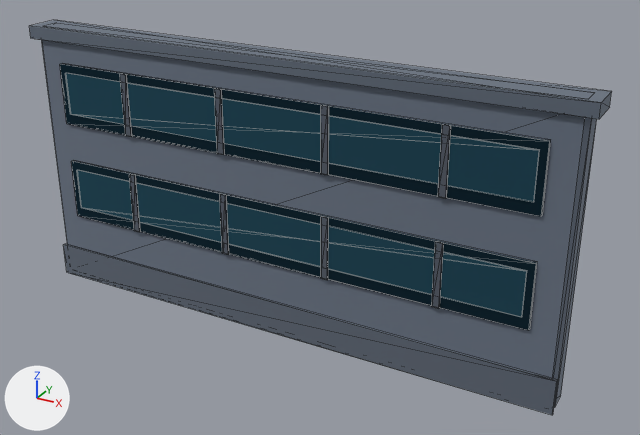
Before and after pictures for a commit that changed the glTF model assets/models/bld_wall_a.glb.
Both versions are drawn from a camera (50 mm lens) standing at (5.86, -9.58, 6.65) and looking at (0.51, 0.16, 1.78). Lighting does not change. The marker at lower left points along +X, +Y and +Z. The older version comes first. Mesh edges are drawn as thin lines. Vertices at exactly the same position are counted once.

In view in the first picture: 'bld'.
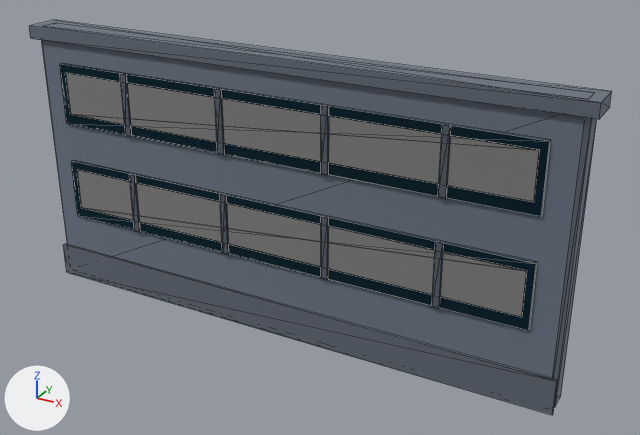
Changed parts and their boxes [x1, y1, x2, y2] in the pictures (640 x 435 px):
part 1 of me_bld, recoloured (cyan to grey)
    both: [65, 73, 539, 317]

What the commit changed:
me_bld has 136 vertices, 212 faces and spans x -4.1..4.1, y -0.26..0.25, z 0.0..4.01.
me_bld is used by ob_bld; location (0.0, 0.0, 0.0).
me_bld part 1: 24 faces centred in x -3.5..3.5, y -0.25..-0.22, z 1.26..3.38 are repainted in the vertex colours; the middle colour goes from cyan #3d6d80 to grey #adadad.
